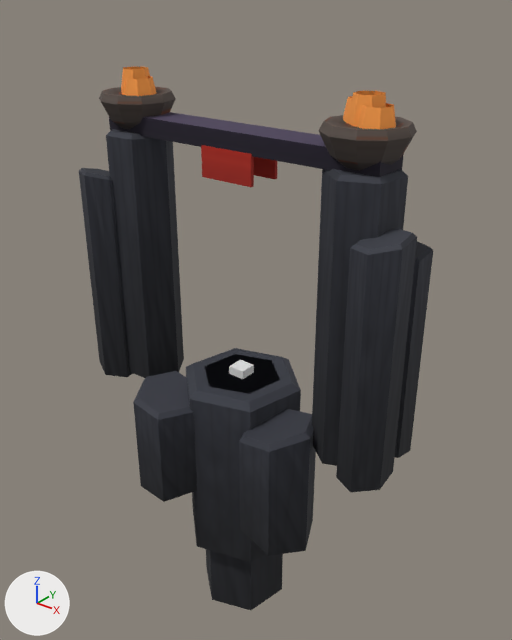
One commit to the FBX model assets/world/EmberPeak/EmberPeak_Kit.fbx: the scene before it, then after it.
Rendered twice from a camera (50 mm lens) standing at (22.9, -27.2, 20.6) and looking at (0.4, 0.8, 3.2). The lights are fixed; the arrows at lower left show +X, +Y and +Z. The first picture is the older version.

The older version as bpy lines, for what is in view:
```python
me_ep_embergate = bpy.data.meshes.new('EP_EmberGate')
me_ep_embergate.from_pydata(...)  # 234 vertices, 199 faces; spans x -10.4..10.3, y -2.7..2.9, z -2.3..15.0
me_ep_embergate.materials.append(mat_emberpeak_mat)  # picture img_emberpeak_island_atlas_png
me_ep_gatefire = bpy.data.meshes.new('EP_GateFire')
me_ep_gatefire.from_pydata(...)  # 96 vertices, 84 faces; spans x -8.5..8.7, y -1.2..1.3, z 14.8..18.1
me_ep_gatefire.materials.append(mat_emberpeak_mat)  # picture img_emberpeak_island_atlas_png
me_ep_routestone = bpy.data.meshes.new('EP_RouteStone')
me_ep_routestone.from_pydata(...)  # 54 vertices, 42 faces; spans x -4.6..6.09, y -5.16..3.51, z -11.0..0.0
me_ep_routestone.materials.append(mat_emberpeak_mat)  # picture img_emberpeak_island_atlas_png
ob_ep_embergate = bpy.data.objects.new('EP_EmberGate', me_ep_embergate)
ob_ep_embergate.location = (0.0, 0.0, 0.0)
ob_ep_gatefire = bpy.data.objects.new('EP_GateFire', me_ep_gatefire)
ob_ep_gatefire.location = (0.0, 0.0, 0.0)
ob_ep_routestone = bpy.data.objects.new('EP_RouteStone', me_ep_routestone)
ob_ep_routestone.location = (0.0, 0.0, 0.0)
# also in view: 'EP_BasaltStep' at (0.0, 0.0, -8.0)
```
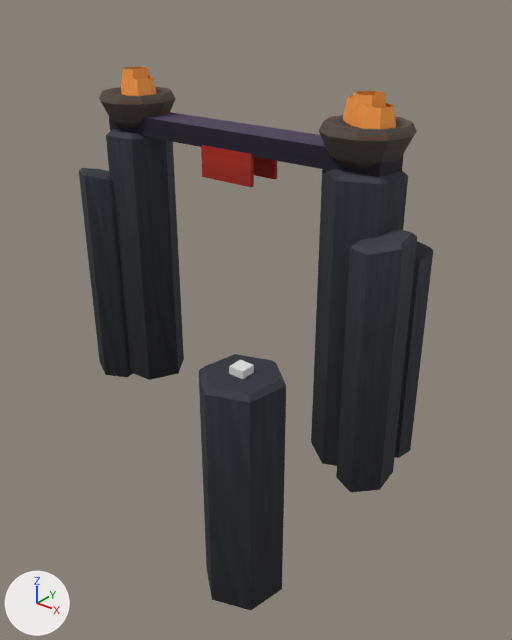
Commit message: Double Ember Peak round a central Cinder Arena

Where the change shows, as pixel boxes [x1, y1, x2, y2] in the pictures (512 x 640 px):
'EP_RouteStone', deleted: before [133, 348, 316, 562]
'EP_BasaltStep', unchanged, uncovered by the edit: before [205, 354, 283, 610]; after [199, 354, 286, 610]

The change, as a diff of the scene's bpy script:
```diff
--- a/assets/world/EmberPeak/EmberPeak_Kit.fbx.py
+++ b/assets/world/EmberPeak/EmberPeak_Kit.fbx.py
@@ ob_ep_routestone @@
-ob_ep_routestone = bpy.data.objects.new('EP_RouteStone', me_ep_routestone)
-ob_ep_routestone.location = (0.0, 0.0, 0.0)
```
